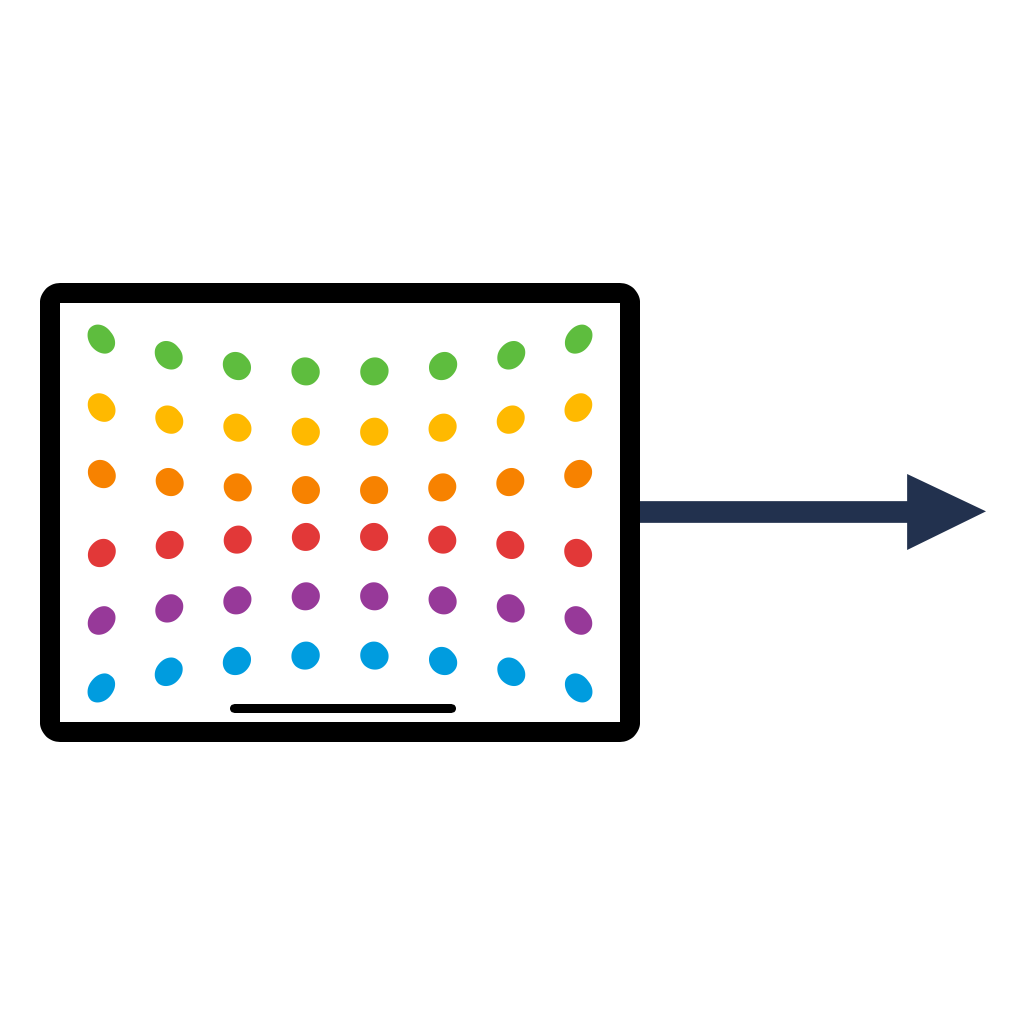
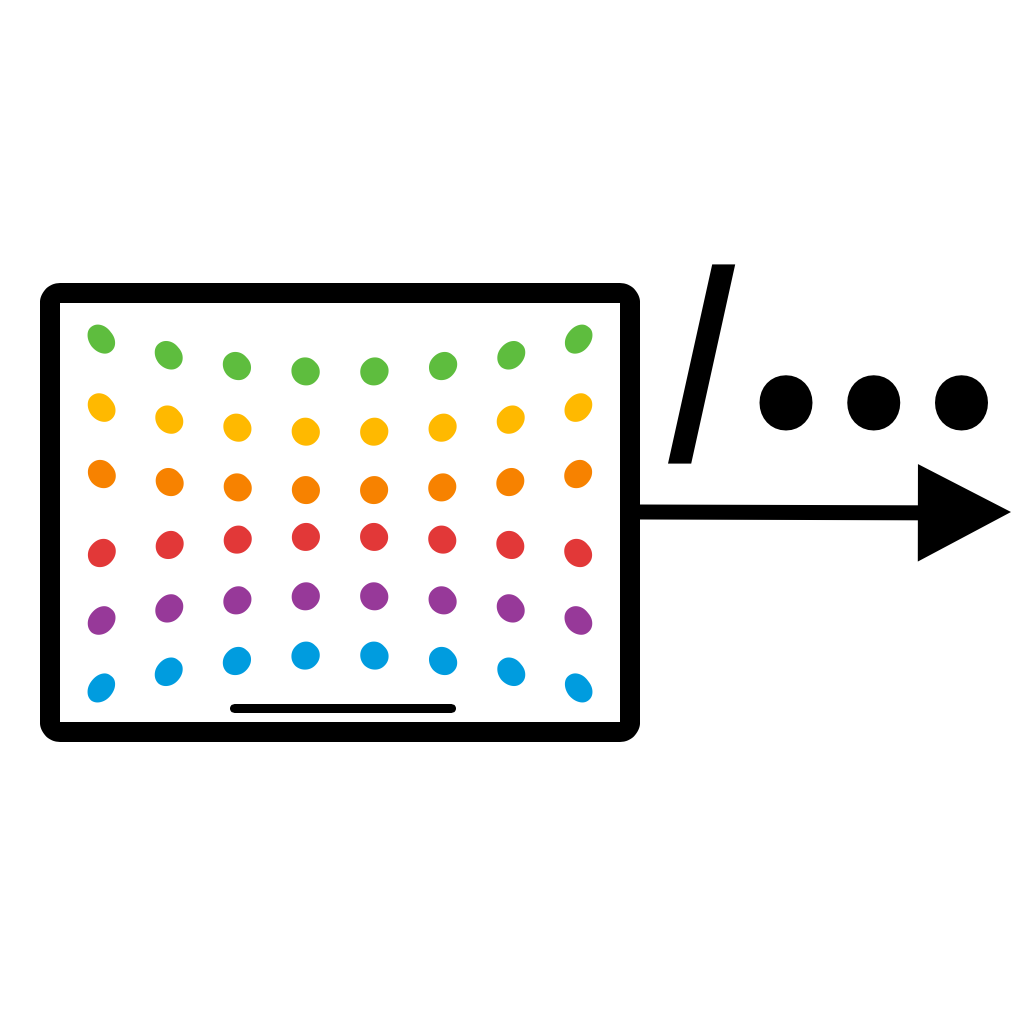
Layered file, before and after one edit (1024x1024). Changes by layer:
added layer "Topic" above "Topic arrow" over [668, 264, 988, 464]
